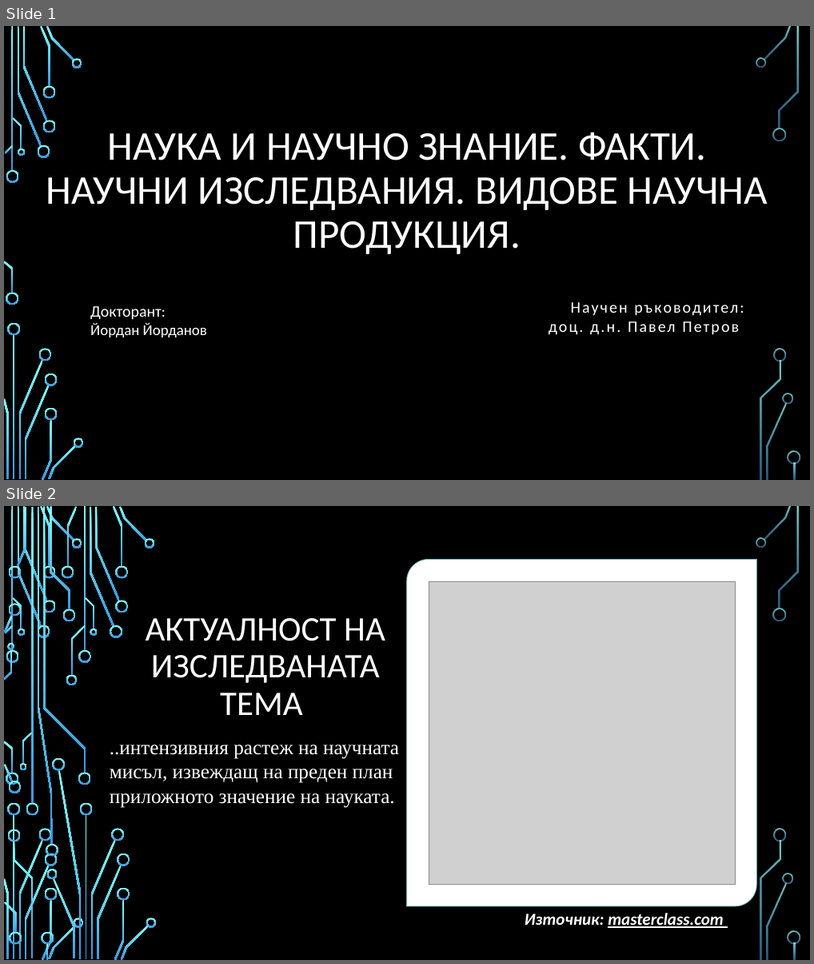
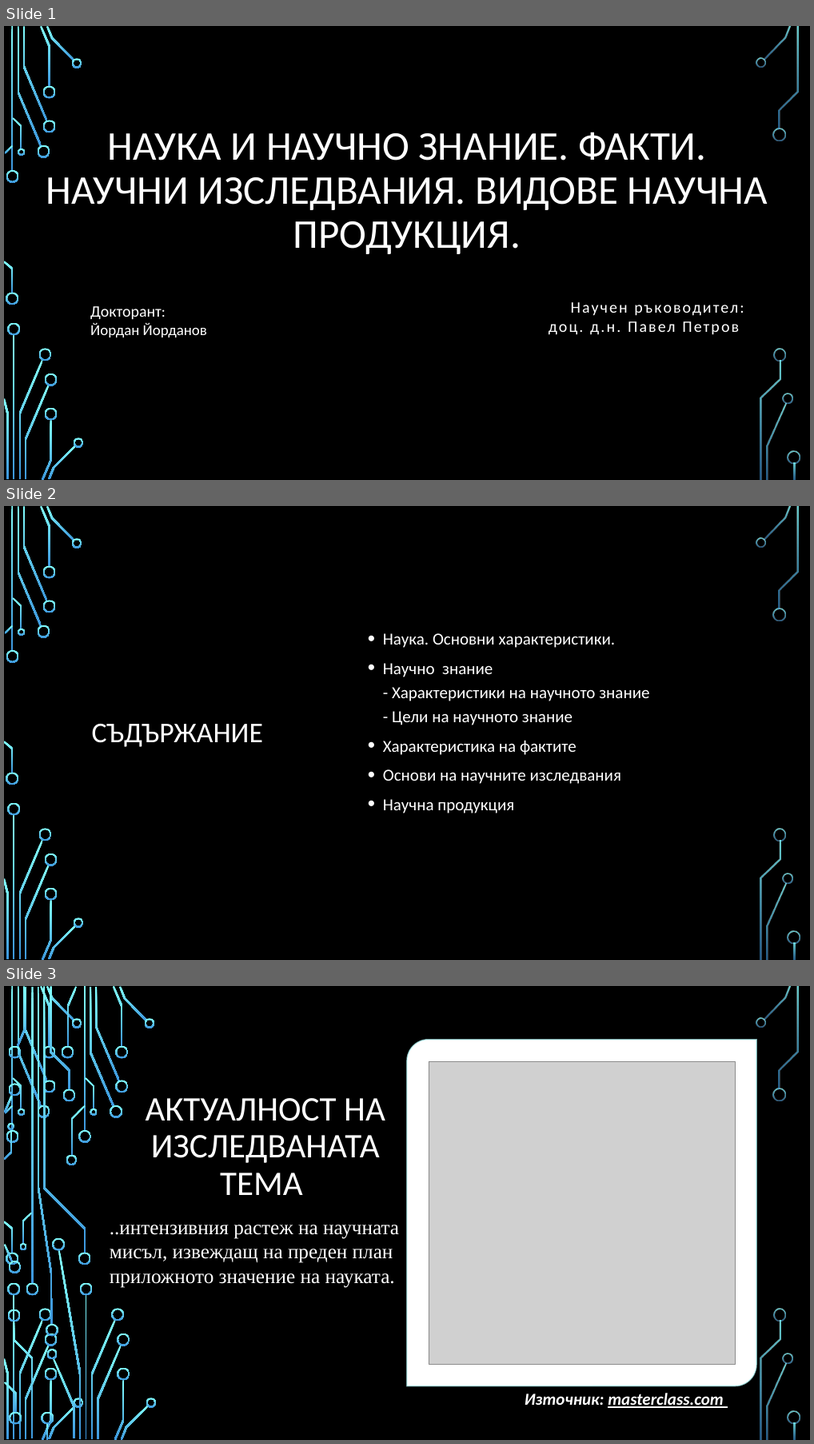
Before and after one commit to profjordanov/doctorate, a slide deck: research methodology/research_methodology_pres.pptx. Shown one above the other, each under a label of ours: slides 1 and 2 before the commit, slides 1, 2 and 3 after it. The pictures are 814x964 and 814x1444 pixels, drawn with LibreOffice and Linux fonts; fonts in the diff are those of the drawing; grey boxes stand for pictures; background and template pictures are left out. Boxes give left, top, right and bottom in pixels: in the first picture for what was removed or moved away, otherwise in the second. Text is boxed around its words. In the diff, an @@ line names an element or a change of style, - is before the commit and + after.

```diff
--- a/research methodology/research_methodology_pres.pptx
+++ b/research methodology/research_methodology_pres.pptx
@@ slide 2 added at [4, 506, 810, 960], background picture (left out); not listed: 36 template elements that a slide beside it also shows @@
@@ text added at [383, 633, 650, 813], 20 pt, text #FFFFFF @@
+• Наука. Основни характеристики.
+• Научно знание
+  - Характеристики на научното знание
+  - Цели на научното знание
+• Характеристика на фактите
+• Основи на научните изследвания
+• Научна продукция
@@ title added at [92, 724, 263, 747], 34 pt, text #FFFFFF @@
+СЪДЪРЖАНИЕ
@@ what was slide 2 is now slide 3 @@
```
Also in this commit, not shown: 2 slides changed, 1 other slide added, 1 slide removed.
